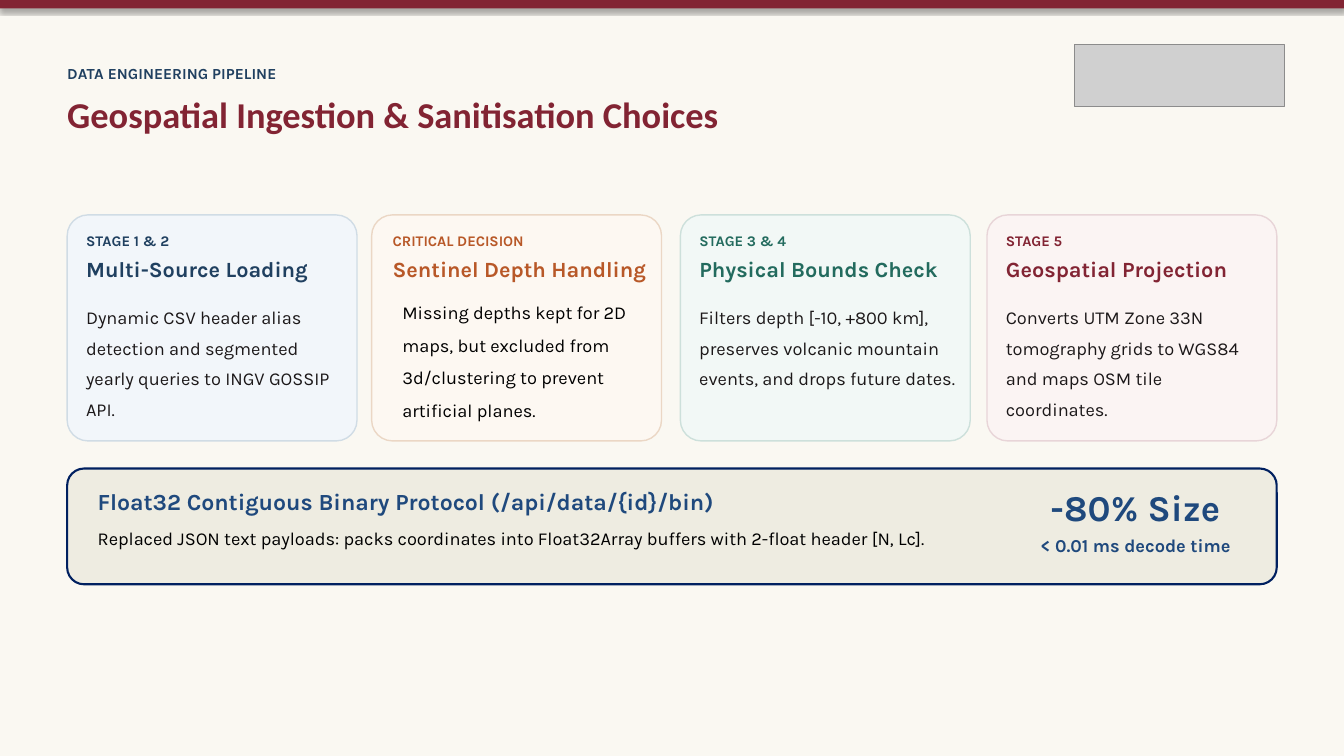
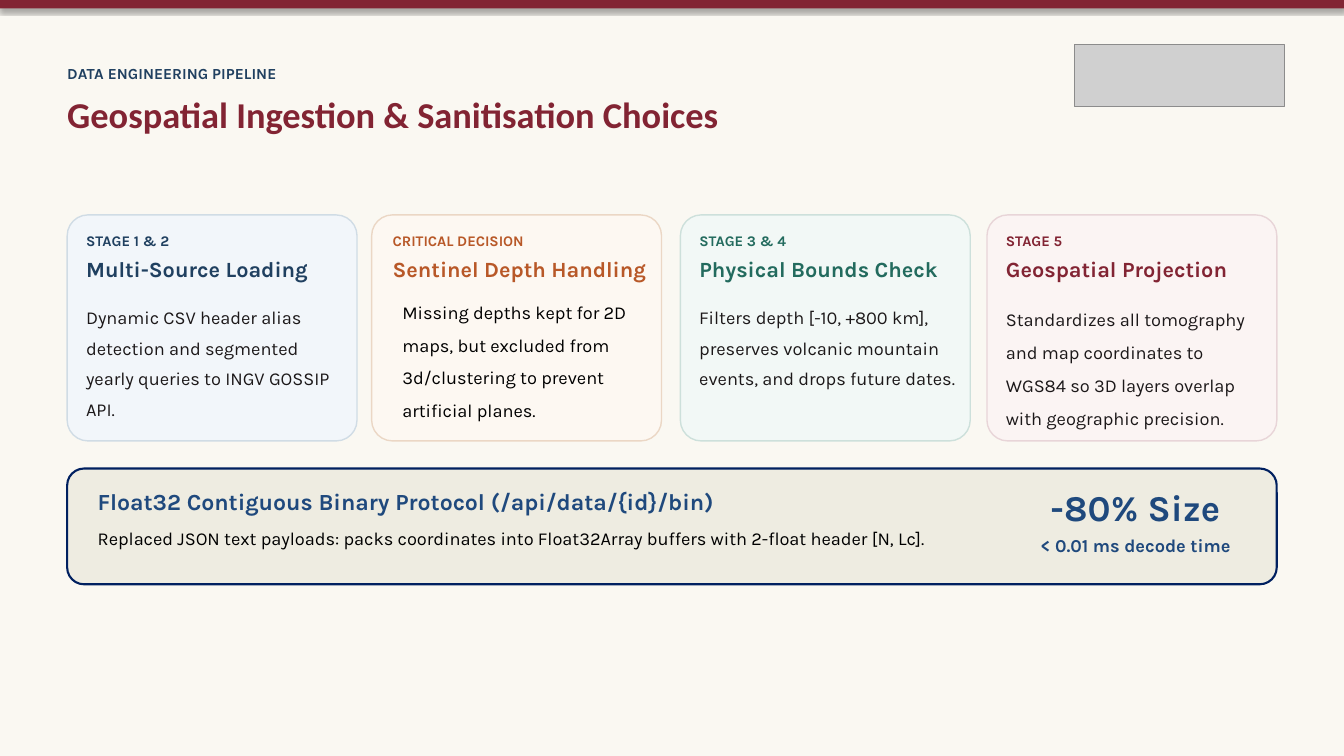
Before and after one commit to Crucio104/Seismic-Viewer-Presentation, a slide deck: slide 12 of thesis/presentation/Seismic Viewer - Thesis Defense.pptx. Drawn at 1344x756 pixels with LibreOffice and Linux fonts; fonts in the diff are those of the drawing; grey boxes stand for pictures. Boxes give left, top, right and bottom in pixels: in the first picture for what was removed or moved away, otherwise in the second. Text is boxed around its words. In the diff, an @@ line names an element or a change of style, - is before the commit and + after.

```diff
--- a/thesis/presentation/Seismic Viewer - Thesis Defense.pptx
+++ b/thesis/presentation/Seismic Viewer - Thesis Defense.pptx
@@ text at [1006, 313, 1245, 430]: text changed @@
-Converts UTM Zone 33N tomography grids to WGS84 and maps OSM tile coordinates.
+Standardizes all tomography and map coordinates to WGS84 so 3D layers overlap with geographic precision.
```
Also in this commit, not shown: 10 other slides changed, 11 other files.
